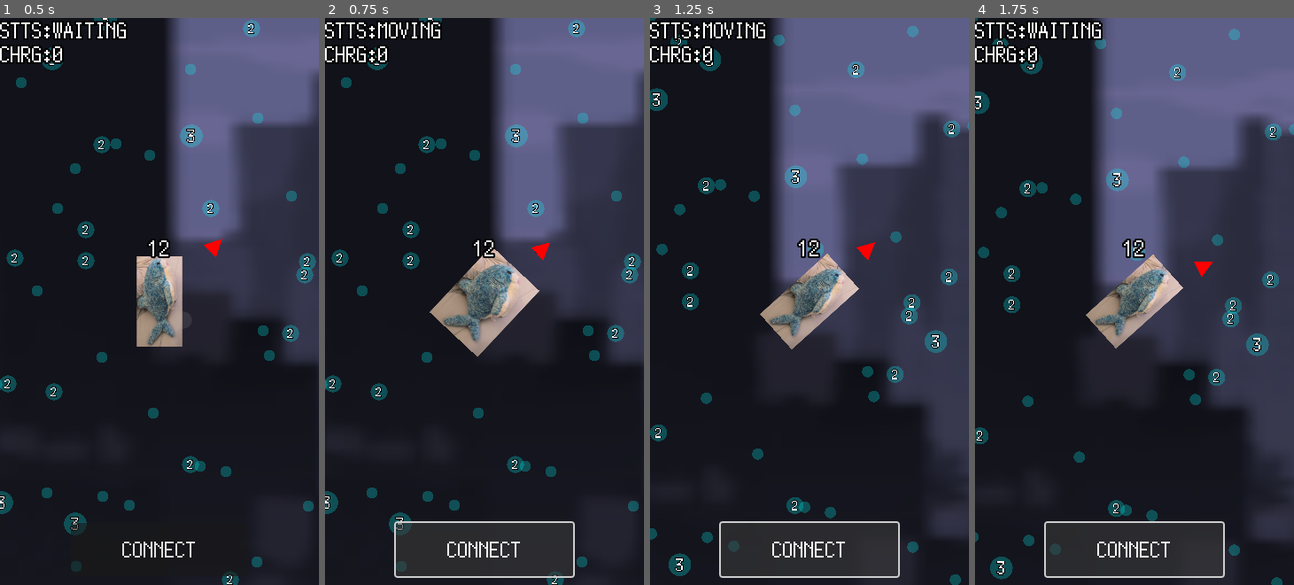
Above: before the commit, frames 1-4 (left to right).
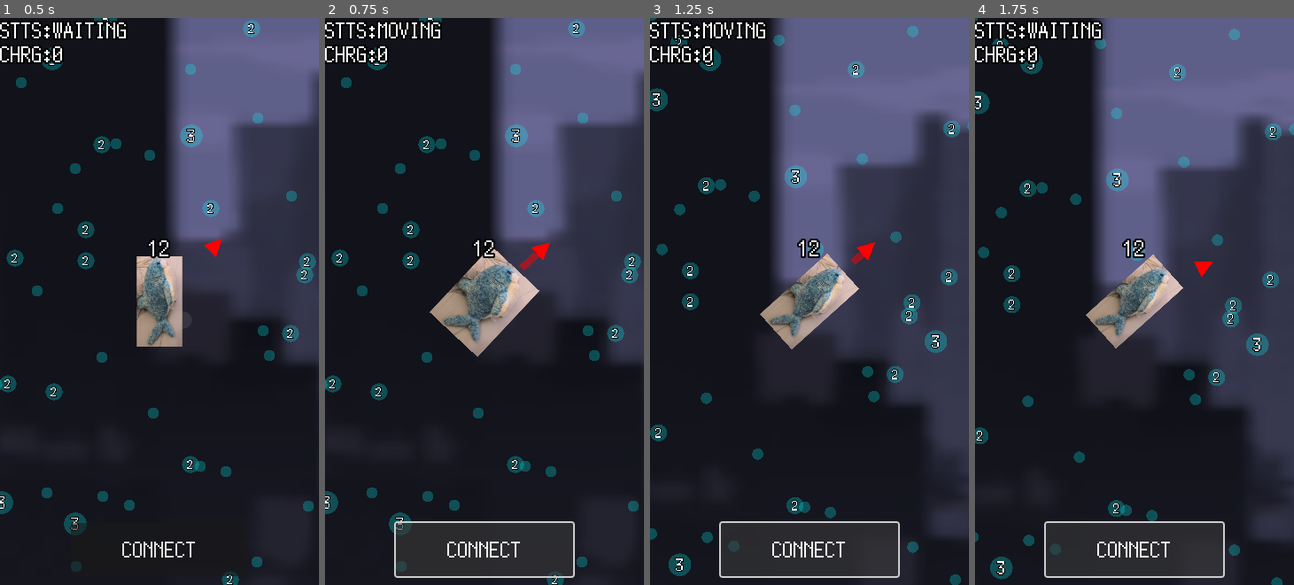
Above: after the commit, the same moments.

Repository: kamikoloss/sharking
Game: Godot game, scene res://scenes/main.tscn
Same seed, same stepped clock (60 frames per second), same inputs: the game is played once before the commit and once after it.
Inputs:
- Up to frame 1 (0.5 s): no input
- Up to frame 2 (0.75 s): click "CONNECT" at 0.5 s
- Up to frame 3 (1.25 s): no input
- Up to frame 4 (1.75 s): no input

Frame 1 is identical in both runs. In frame 2, less than 0.1% of the frame differs, in the area x 60-68%, y 41-45%; in frame 3, less than 0.1%; in frame 4, nothing differs.

Commit message:
arrow sq ct の Tween を設定した

Diff:
--- a/scenes/hero.tscn
+++ b/scenes/hero.tscn
@@ -9,13 +9,14 @@
 [sub_resource type="CircleShape2D" id="CircleShape2D_lxfer"]
 radius = 40.0
 
-[node name="Hero" type="Area2D" node_paths=PackedStringArray("_sprite", "_label_level", "_arrow", "_arrow_square", "_arrow_square_bg")]
+[node name="Hero" type="Area2D" node_paths=PackedStringArray("_sprite", "_label_level", "_arrow", "_arrow_square", "_arrow_square_ct", "_arrow_square_bg")]
 script = ExtResource("1_ifnkb")
 _sprite = NodePath("Sprite2D")
-_label_level = NodePath("Control/LabelLevel")
+_label_level = NodePath("Control/Level")
 _arrow = NodePath("Control/Arrow")
-_arrow_square = NodePath("Control/Arrow/TextureRectSquare")
-_arrow_square_bg = NodePath("Control/Arrow/TextureRectSquareBg")
+_arrow_square = NodePath("Control/Arrow/Square")
+_arrow_square_ct = NodePath("Control/Arrow/SquareCt")
+_arrow_square_bg = NodePath("Control/Arrow/SquareBg")
 
 [node name="CollisionShape2D" type="CollisionShape2D" parent="."]
 shape = SubResource("CircleShape2D_lxfer")
@@ -30,7 +31,7 @@
 layout_mode = 3
 anchors_preset = 0
 
-[node name="LabelLevel" type="Label" parent="Control"]
+[node name="Level" type="Label" parent="Control"]
 layout_mode = 0
 offset_left = -40.0
 offset_top = -80.0
@@ -44,7 +45,7 @@
 [node name="Arrow" type="Control" parent="Control"]
 anchors_preset = 0
 
-[node name="TextureRectTriangle" type="TextureRect" parent="Control/Arrow"]
+[node name="Triangle" type="TextureRect" parent="Control/Arrow"]
 self_modulate = Color(1, 0, 0, 1)
 layout_mode = 0
 offset_left = -10.0
@@ -54,8 +55,8 @@
 texture = ExtResource("5_g2pgf")
 expand_mode = 1
 
-[node name="TextureRectSquareBg" type="TextureRect" parent="Control/Arrow"]
-self_modulate = Color(0, 0, 0, 0.501961)
+[node name="SquareBg" type="TextureRect" parent="Control/Arrow"]
+self_modulate = Color(0, 0, 0, 0.752941)
 layout_mode = 0
 offset_left = -4.0
 offset_top = -80.0
@@ -64,7 +65,16 @@
 texture = ExtResource("4_r63cl")
 expand_mode = 1
 
-[node name="TextureRectSquare" type="TextureRect" parent="Control/Arrow"]
+[node name="SquareCt" type="TextureRect" parent="Control/Arrow"]
+self_modulate = Color(1, 0, 0, 0.501961)
+offset_left = -4.0
+offset_top = -80.0
+offset_right = 4.0
+offset_bottom = 80.0
+texture = ExtResource("4_r63cl")
+expand_mode = 1
+
+[node name="Square" type="TextureRect" parent="Control/Arrow"]
 self_modulate = Color(1, 0, 0, 1)
 layout_mode = 0
 offset_left = -4.0
--- a/scripts/hero.gd
+++ b/scripts/hero.gd
@@ -33,7 +33,8 @@
 @export var _label_level: Label
 @export var _arrow: Control
 @export var _arrow_square: TextureRect
-@export var _arrow_square_bg: TextureRect
+@export var _arrow_square_ct: TextureRect # クールタイム用
+@export var _arrow_square_bg: TextureRect # 背景用
 
 var _direction: float = 0.0 # 現在の移動方向 (deg)
 @export var _direction_rotation_speed_default: float = 90.0 # 移動方向の矢印の回転速度 (deg/s)
@@ -54,6 +55,12 @@
 			_arrow_square_tween.kill()
 		_arrow_square_tween = create_tween()
 		return _arrow_square_tween
+var _arrow_square_ct_tween: Tween:
+	get:
+		if _arrow_square_ct_tween:
+			_arrow_square_ct_tween.kill()
+		_arrow_square_ct_tween = create_tween()
+		return _arrow_square_ct_tween
 var _arrow_square_bg_tween: Tween:
 	get:
 		if _arrow_square_bg_tween:
@@ -66,8 +73,9 @@
 	area_entered.connect(_on_area_entered)
 	_label_level.text = str(exp_point)
 
+	_arrow_square.scale.y = 0.0
+	_arrow_square_ct.scale.y = 0.0
 	_arrow_square_bg.scale.y = 0.0
-	_arrow_square.scale.y = 0.0
 
 
 func _process(delta: float) -> void:
@@ -107,7 +115,6 @@
 
 	# _arrow_square
 	var arrow_square_tween = _arrow_square_tween
-	arrow_square_tween.set_parallel(true)
 	arrow_square_tween.set_ease(Tween.EASE_OUT).set_trans(Tween.TRANS_QUINT)
 	arrow_square_tween.tween_method(func(v): _arrow_square.scale.y = v, charge, 0.0, 0.25)
 
@@ -129,6 +136,13 @@
 	move_tween.tween_property(_sprite, "scale", Vector2(0.4, 0.4), 0.5)
 	move_tween.finished.connect(func(): move_state = MoveState.WAITING)
 
+	# _arrow_square_ct
+	_arrow_square_ct.scale.y = charge
+	var arrow_square_ct_tween = _arrow_square_ct_tween
+	arrow_square_ct_tween.tween_interval(_before_duration)
+	arrow_square_ct_tween.tween_method(func(v): _arrow_square_ct.scale.y = v, charge, 0.0, move_duration)
+
+	# finish
 	charge = 0.0
 	print("[Hero] move. direction: %s, charge: %s, dest: %s" % [_direction, charge, dest_position])
 
